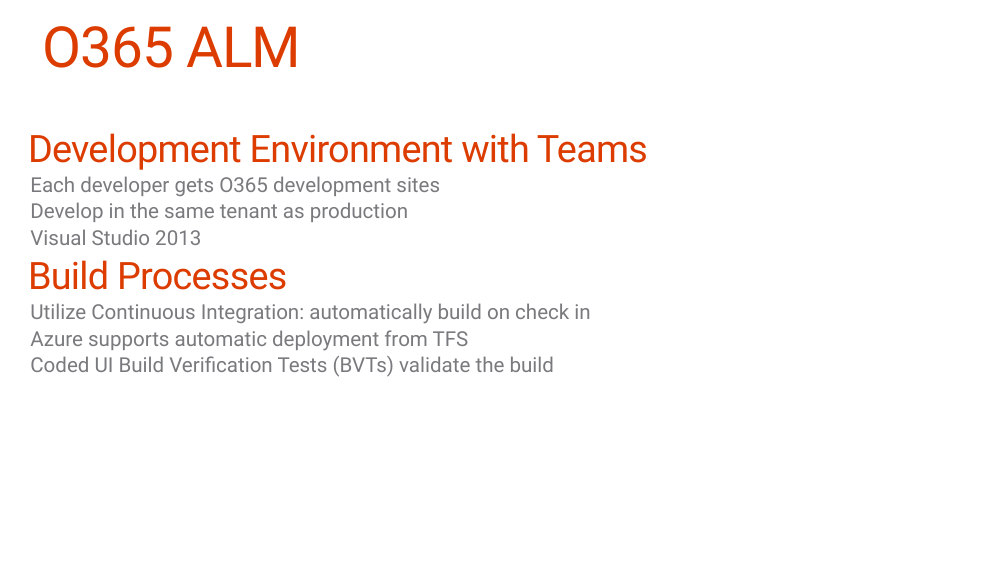
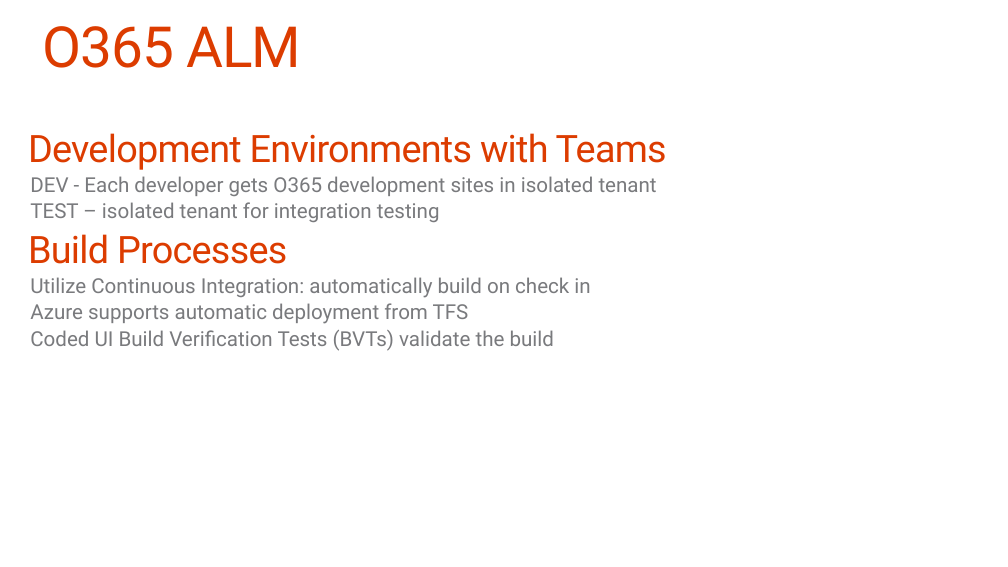
Before and after one commit to OfficeDev/TrainingContent, a slide deck: slide 16 of O3652-8 App Lifecycle Management/O3652-8 App Lifecycle Management.pptx. Drawn at 1008x567 pixels with LibreOffice and Linux fonts; fonts in the diff are those of the drawing. Boxes give left, top, right and bottom in pixels: in the first picture for what was removed or moved away, otherwise in the second. Text is boxed around its words. In the diff, an @@ line names an element or a change of style, - is before the commit and + after.

Commit message:
Presentation update

```diff
--- a/O3652-8 App Lifecycle Management/O3652-8 App Lifecycle Management.pptx
+++ b/O3652-8 App Lifecycle Management/O3652-8 App Lifecycle Management.pptx
@@ text at [28,133,667,222]: text changed @@
-Development Environment with Teams
-  Each developer gets O365 development sites
-  Develop in the same tenant as production
-  Visual Studio 2013
+Development Environments with Teams
+  DEV - Each developer gets O365 development sites in isolated tenant
+  TEST – isolated tenant for integration testing
```
